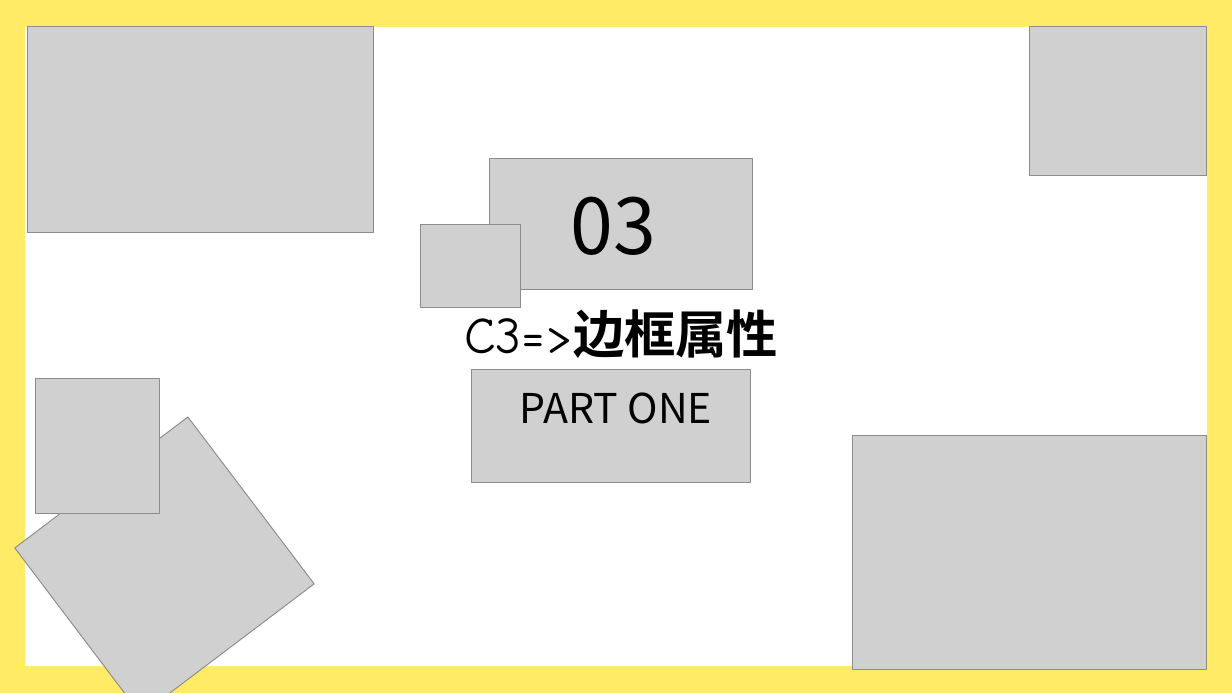
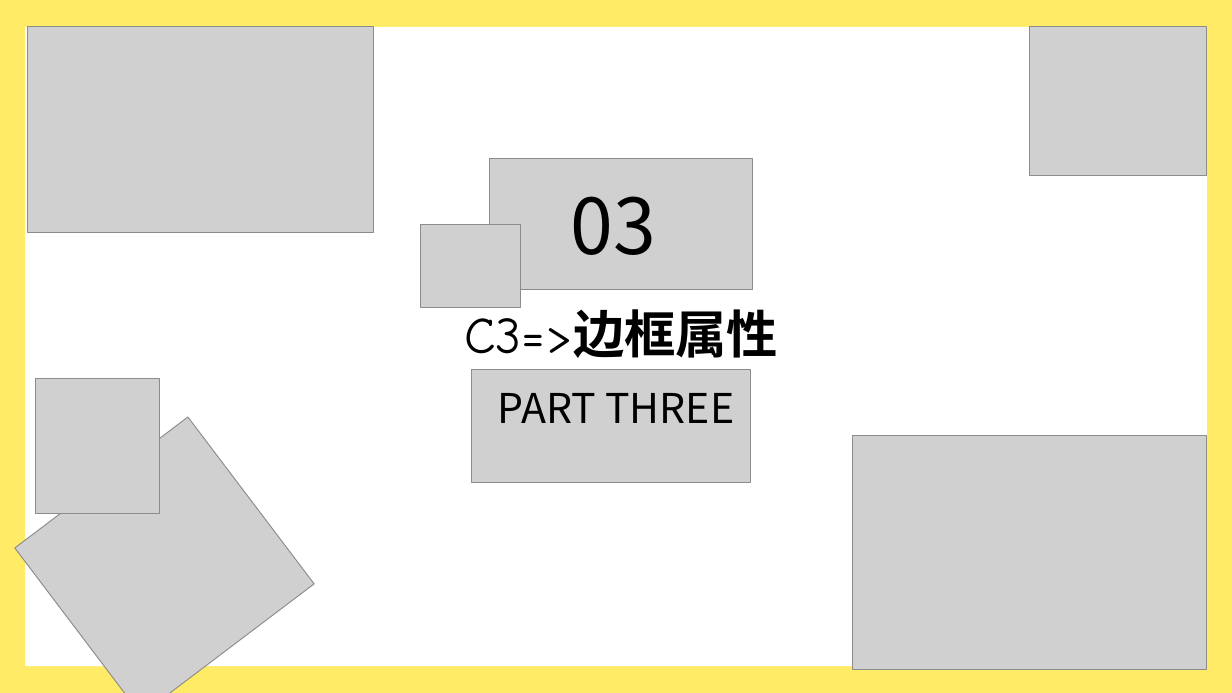
Before and after one commit to WTiffan/H5andC3, a slide deck: slide 14 of H5 C3新特性.pptx (slide 16 before the commit). Drawn at 1232x693 pixels with LibreOffice and Linux fonts; fonts in the diff are those of the drawing; grey boxes stand for pictures. Boxes give left, top, right and bottom in pixels: in the first picture for what was removed or moved away, otherwise in the second. Text is boxed around its words. In the diff, an @@ line names an element or a change of style, - is before the commit and + after.

```diff
--- a/H5 C3新特性.pptx
+++ b/H5 C3新特性.pptx
@@ text at (497, 393, 734, 423): text changed @@
-PART ONE
+PART THREE
```
Also in this commit, not shown: 2 other slides changed, 3 slides added, 3 slides removed, 1 other file.
